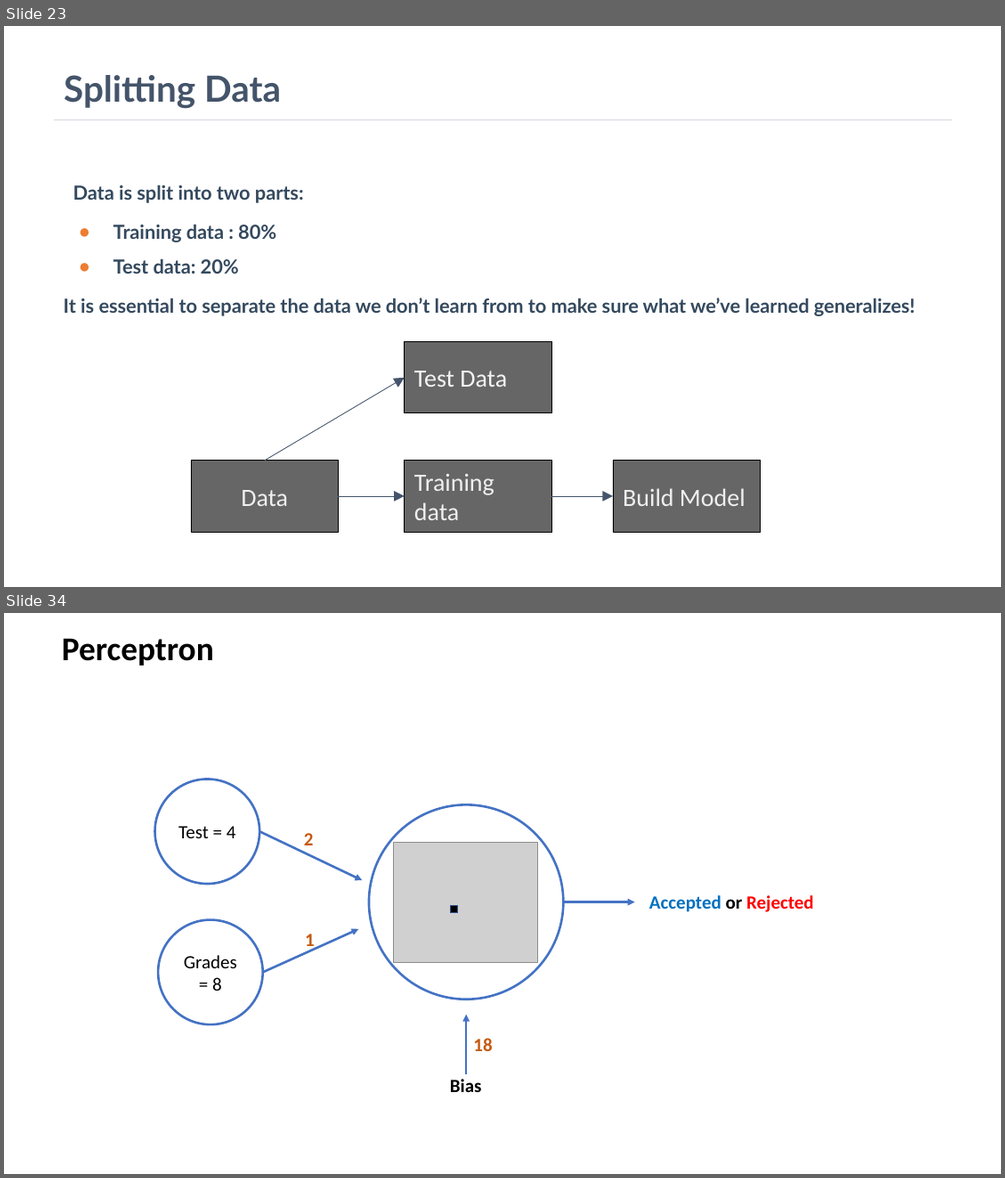
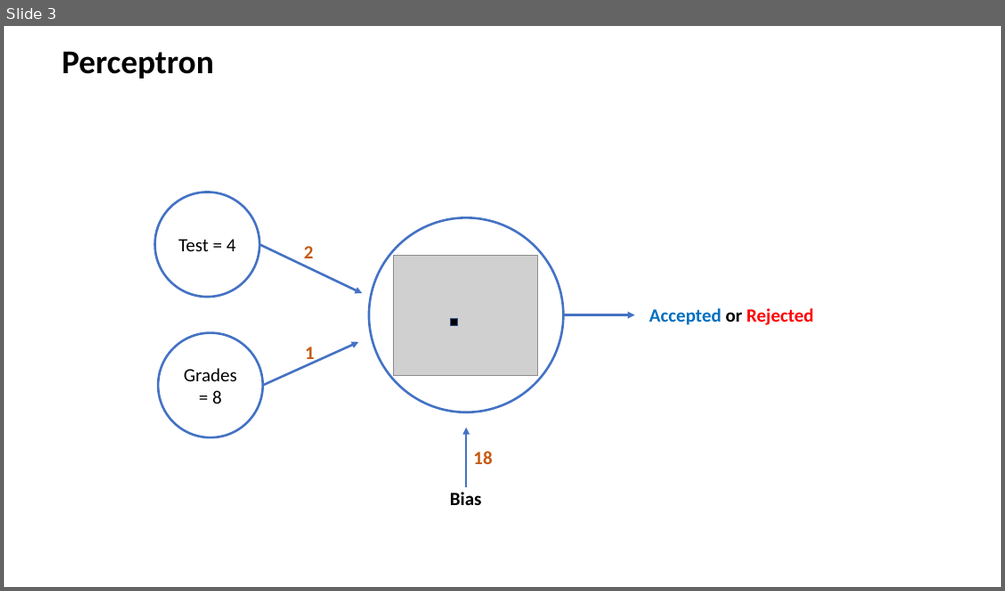
Before and after one commit to humayun/dl-dataday-workshop, a slide deck: DataDay_Workshop.pptx. Shown one above the other, each under a label of ours: slides 23 and 34 before the commit, slide 3 after it; the slides between them are not shown. The pictures are 1005x1178 and 1005x591 pixels, drawn with LibreOffice and Linux fonts; fonts in the diff are those of the drawing; grey boxes stand for pictures. Boxes give left, top, right and bottom in pixels: in the first picture for what was removed or moved away, otherwise in the second. Text is boxed around its words. In the diff, an @@ line names an element or a change of style, - is before the commit and + after.

```diff
--- a/DataDay_Workshop.pptx
+++ b/DataDay_Workshop.pptx
@@ slide 23 removed at bbox=[4, 26, 1001, 587], background #FFFFFF @@
@@ title removed at bbox=[64, 75, 281, 109] @@
-Splitting Data
@@ line removed from (54, 120) to (952, 120) @@
@@ text removed at bbox=[64, 184, 915, 316] @@
-Data is split into two parts:
-● Training data : 80%
-● Test data: 20%
-It is essential to separate the data we don’t learn from to make sure what we’ve learned generalizes!
@@ rectangle removed at bbox=[404, 342, 551, 412] @@
-Test Data
@@ arrow removed from (265, 460) to (404, 378) @@
@@ rectangle removed at bbox=[191, 460, 339, 532] @@
-Data
@@ rectangle removed at bbox=[404, 460, 551, 532] @@
-Training data
@@ rectangle removed at bbox=[613, 460, 760, 532] @@
-Build Model
@@ arrow removed from (339, 496) to (404, 496) @@
@@ arrow removed from (551, 496) to (613, 496) @@
@@ what was slide 34 is now slide 3 @@
```
Also in this commit, not shown: 1 slide added, 31 other slides removed, 12 other files.
